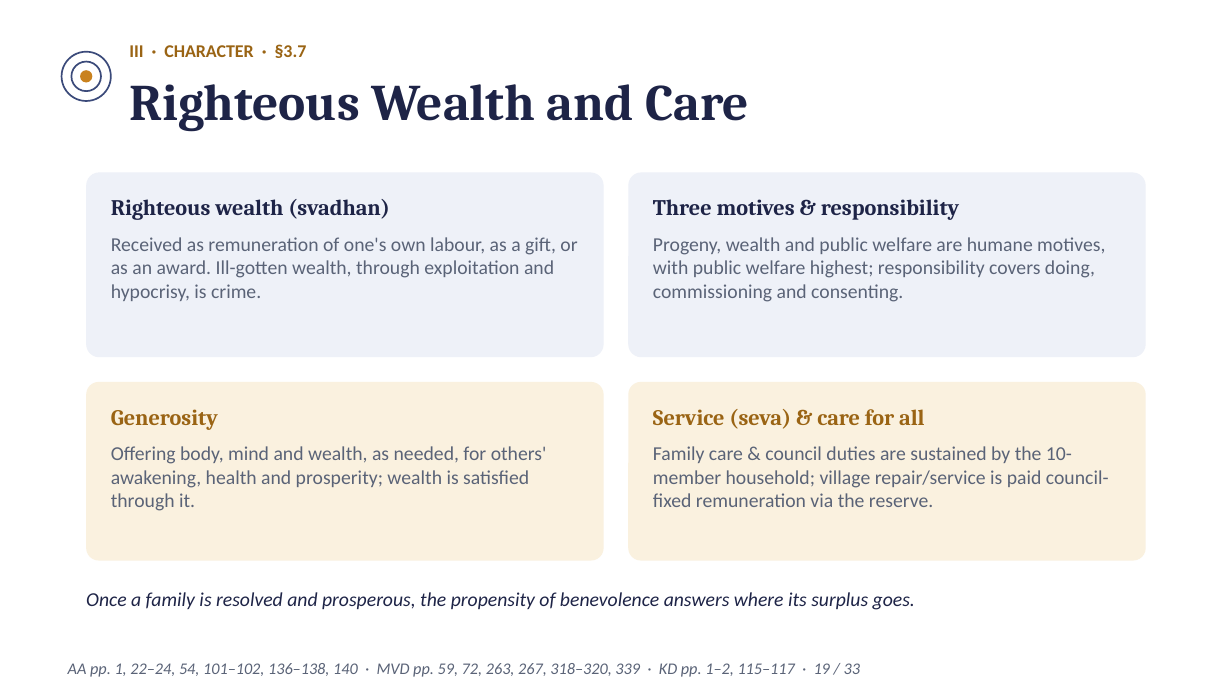
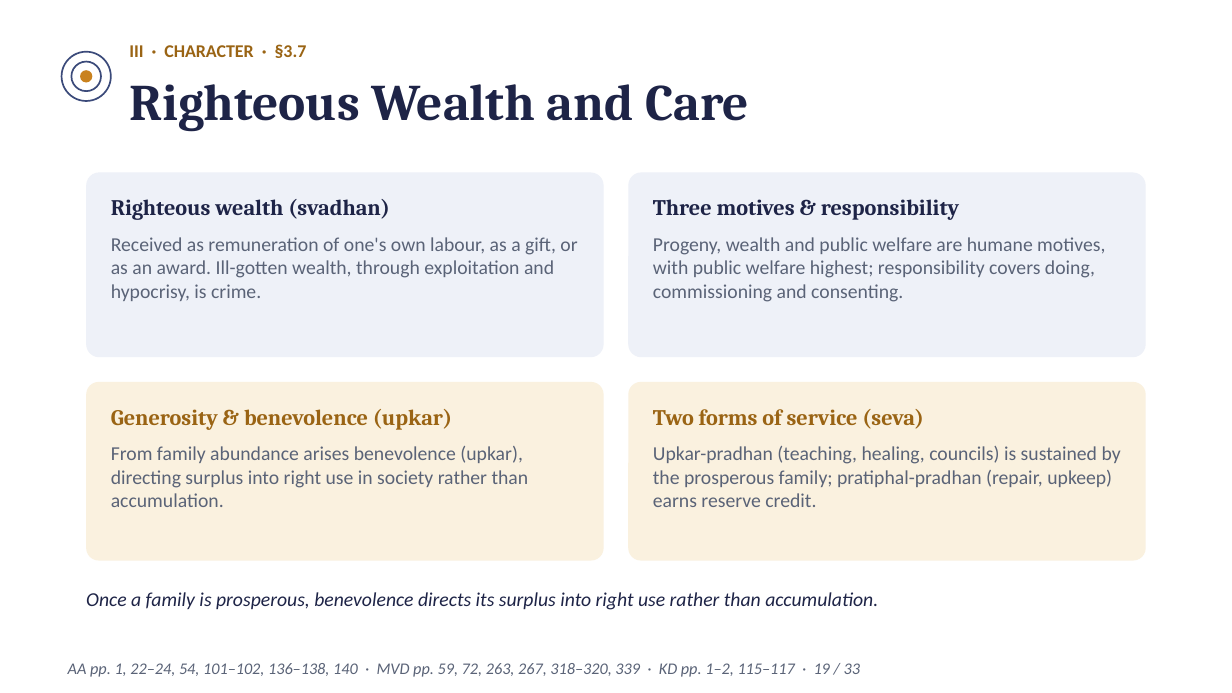
Before and after one commit to raghavamohan/AnalyticMadhyasthDarshan, a slide deck: slide 19 of Studies/Prosperity-Economics-And-Right-Use/Prosperity-Economics-And-Right-Use-Madhyasth-Darshan.pptx. Drawn at 1232x693 pixels with LibreOffice and Linux fonts; fonts in the diff are those of the drawing. Boxes give left, top, right and bottom in pixels: in the first picture for what was removed or moved away, otherwise in the second. Text is boxed around its words. In the diff, an @@ line names an element or a change of style, - is before the commit and + after.

Commit message:
Integrate benevolence from family abundance and upkar vs. pratiphal service taxonomy

```diff
--- a/Studies/Prosperity-Economics-And-Right-Use/Prosperity-Economics-And-Right-Use-Madhyasth-Darshan.pptx
+++ b/Studies/Prosperity-Economics-And-Right-Use/Prosperity-Economics-And-Right-Use-Madhyasth-Darshan.pptx
@@ text at bbox=[111, 409, 452, 430]: text changed @@
-Generosity
+Generosity & benevolence (upkar)
@@ text at bbox=[653, 409, 924, 429]: text changed @@
-Service (seva) & care for all
+Two forms of service (seva)
@@ text at bbox=[111, 446, 529, 507]: text changed @@
-Offering body, mind and wealth, as needed, for others' awakening, health and prosperity; wealth is satisfied through it.
+From family abundance arises benevolence (upkar), directing surplus into right use in society rather than accumulation.
@@ text at bbox=[653, 446, 1121, 507]: text changed @@
-Family care & council duties are sustained by the 10-member household; village repair/service is paid council-fixed remuneration via the reserve.
+Upkar-pradhan (teaching, healing, councils) is sustained by the prosperous family; pratiphal-pradhan (repair, upkeep) earns reserve credit.
@@ text at bbox=[86, 592, 878, 610]: text changed @@
-Once a family is resolved and prosperous, the propensity of benevolence answers where its surplus goes.
+Once a family is prosperous, benevolence directs its surplus into right use rather than accumulation.
```
Also in this commit, not shown: 13 other files.
